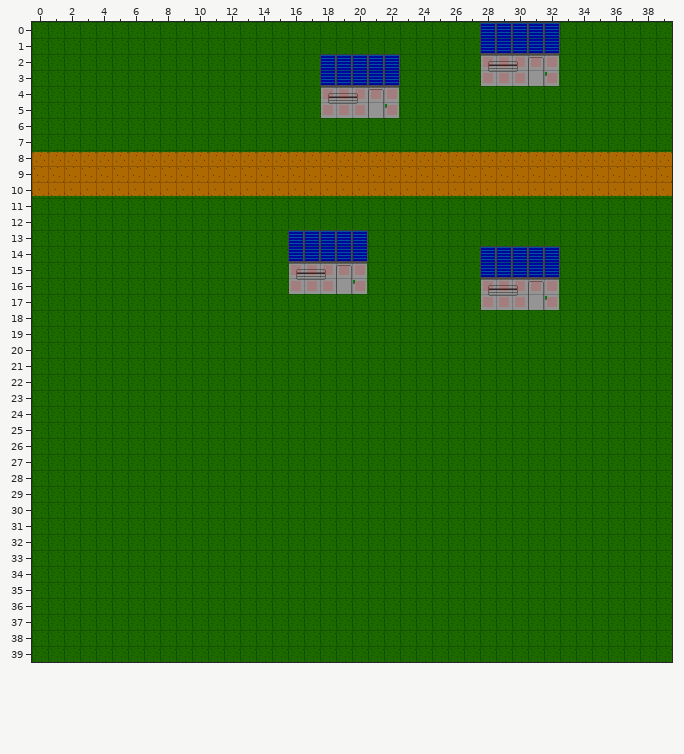
Tiled map, stored at data/scene/outpost_oak.tmx. This is how it looked before the edit.
Cells are 32x32 px. Shown: x 0..39, y 0..39. Tiles whose own drawing changed are shown in their newer look in all pictures.
The result:
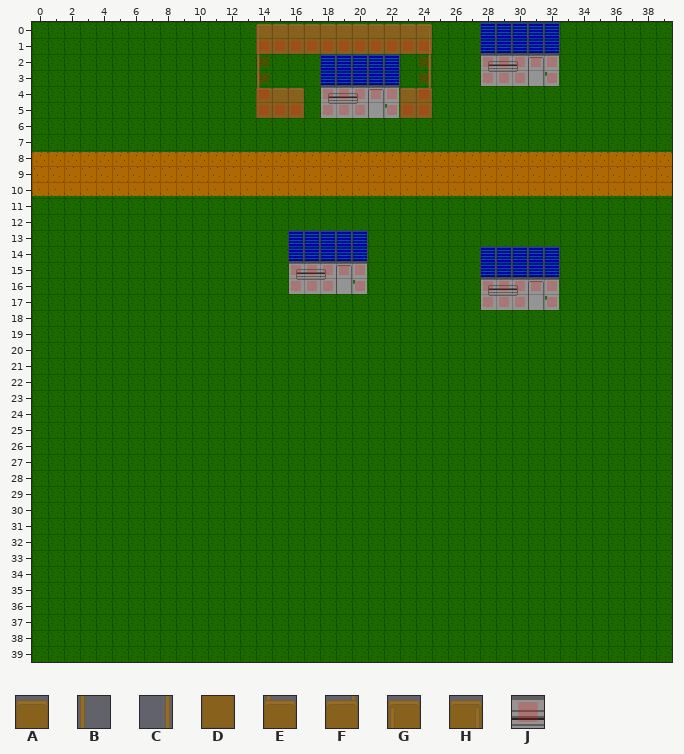
Key: from "earth_tsheet": A 30, B 31, C 32, D 40, E 41, F 42, G 51, H 52, J 89.
_ is an empty cell.
See-through tiles are keyed as they look on the map.
Diff:
layer "collide" opacity 15% -> 20%
Layer "middle":
y 1: x 14..24 ___________ -> DDDDDDDDDDD
y 2..3: x 14 _ -> B
y 5: x 14..16 ___ -> DDD; x 23..24 __ -> DD
Layer "top":
y 0: x 14..24 ___________ -> GAAAAAAAAAH
y 1: x 14 _ -> B; x 24 _ -> C
y 2..3: x 24 _ -> C
y 4: x 14..16 ___ -> EAA; x 23..24 __ -> AF
Layer "collide":
y 1: x 14..24 ___________ -> JJJJJJJJJJJ
y 2..4: x 14 _ -> J; x 24 _ -> J
y 5: x 14..16 ___ -> JJJ; x 23..24 __ -> JJ
